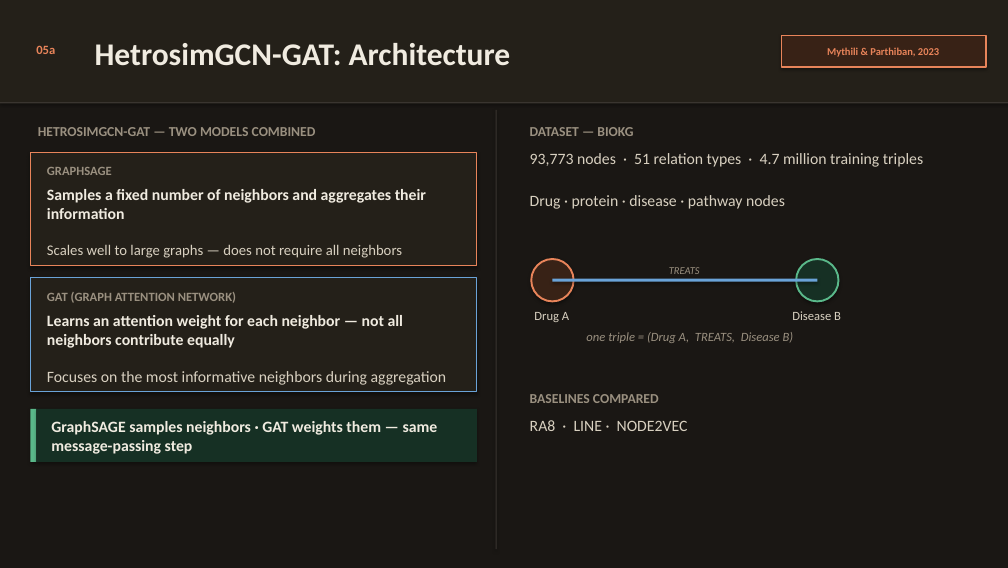
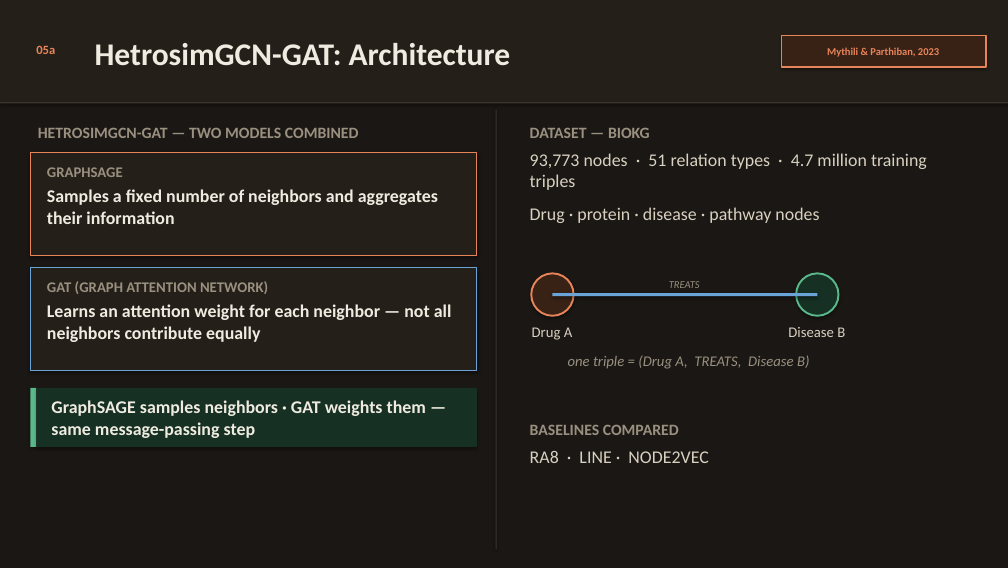
Before and after one commit to yc-02/yc-02.github.io, a slide deck: slide 8 of download/slides.pptx. Drawn at 1008x568 pixels with LibreOffice and Linux fonts; fonts in the diff are those of the drawing. Boxes give left, top, right and bottom in pixels: in the first picture for what was removed or moved away, otherwise in the second. Text is boxed around its words. In the diff, an @@ line names an element or a change of style, - is before the commit and + after.

Commit message:
updated slides

```diff
--- a/download/slides.pptx
+++ b/download/slides.pptx
@@ rectangle: place and size @@
-rectangle at [30,152,477,266]
+rectangle at [30,152,477,255]
@@ text "Drug · protein · disease ...": place and size @@
-text "Drug · protein · disease ..." at [530,195,785,209]
+text "Drug · protein · disease ..." at [530,207,819,223]
@@ rectangle: place and size @@
-rectangle at [30,278,477,391]
+rectangle at [30,267,477,370]
@@ text removed at [47,244,402,258] @@
-Scales well to large graphs — does not require all neighbors
@@ text "Learns an attention weight for ...": place and size @@
-text "Learns an attention weight for ..." at [47,315,403,348]
+text "Learns an attention weight for ..." at [47,304,452,342]
@@ text "GAT (GRAPH ATTENTION NETWORK)": place and size @@
-text "GAT (GRAPH ATTENTION NETWORK)" at [47,292,236,303]
+text "GAT (GRAPH ATTENTION NETWORK)" at [47,281,268,294]
@@ 2 ellipses, 1 text, 1 rectangle: place and size @@
-2 ellipses, 1 text, 1 rectangle at [531,259,838,301]
+2 ellipses, 1 text, 1 rectangle at [531,273,838,316]
@@ text "Drug A": place and size @@
-text "Drug A" at [534,312,569,322]
+text "Drug A" at [532,327,573,340]
@@ text "Disease B": place and size @@
-text "Disease B" at [792,311,841,320]
+text "Disease B" at [788,327,845,337]
@@ size 12 to 14 pt in 5 elements at [47,167,123,177], [47,281,268,294], [532,327,573,340], [788,327,845,337], [568,355,809,369] @@
@@ text "one triple = (Drug A, ...": place and size @@
-text "one triple = (Drug A, ..." at [586,332,794,343]
+text "one triple = (Drug A, ..." at [568,355,809,369]
@@ rectangle: place and size @@
-rectangle at [30,409,36,462]
+rectangle at [30,387,36,446]
@@ rectangle: place and size @@
-rectangle at [36,409,477,462]
+rectangle at [36,387,477,446]
@@ text removed at [47,371,447,385] @@
-Focuses on the most informative neighbors during aggregation
@@ text "GraphSAGE samples neighbors · GAT ...": place and size @@
-text "GraphSAGE samples neighbors · GAT ..." at [51,421,438,454]
+text "GraphSAGE samples neighbors · GAT ..." at [51,400,426,438]
@@ size 13 to 15 pt in 3 elements at [38,127,359,138], [530,128,650,138], [530,425,679,435] @@
@@ text "BASELINES COMPARED": place and size @@
-text "BASELINES COMPARED" at [530,394,659,403]
+text "BASELINES COMPARED" at [530,425,679,435]
@@ size 15 to 17 pt in 6 elements at [47,189,438,224], [47,304,452,342], [530,207,819,223], [530,153,927,190], [51,400,426,438], [530,451,708,463] @@
@@ text "RA8 · LINE · NODE2VEC": place and size @@
-text "RA8 · LINE · NODE2VEC" at [530,420,688,431]
+text "RA8 · LINE · NODE2VEC" at [530,451,708,463]
```
Also in this commit, not shown: 20 other slides changed, 2 slides added, 1 other file.
